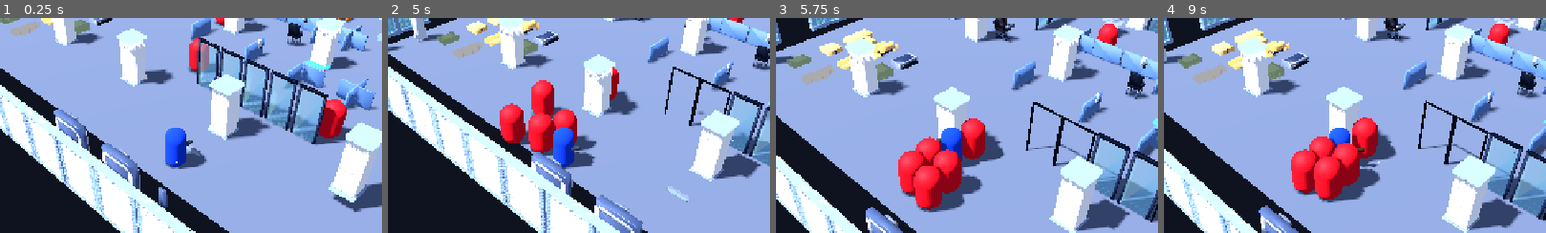
Above: before the commit, frames 1-4 (left to right).
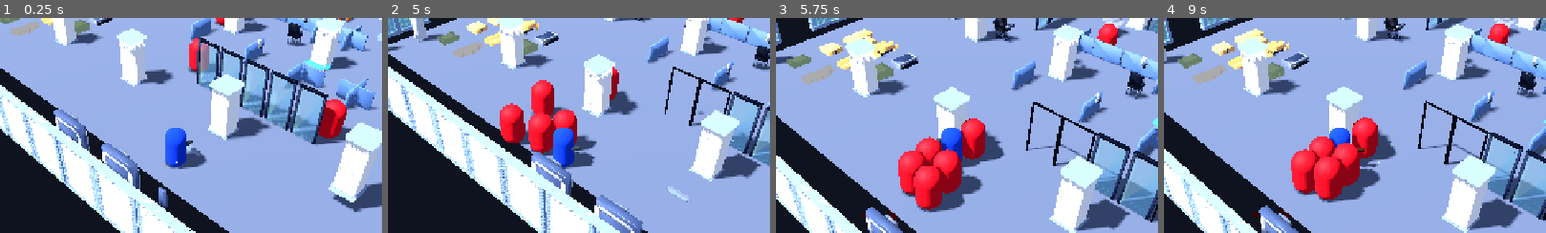
Above: after the commit, the same moments.

Repository: bageus/Infection-shooter
Game: Godot game, scene res://game/bootstrap/app/main.tscn
Two runs of this game, one before a commit and one after it. Both use one fixed random seed, a clock stepped at 60 frames per second and the inputs below.
Inputs (mouse positions are % of the whole screen's width and height, from its top left):
- Up to frame 1 (0.25 s): no input
- Up to frame 2 (5 s): move the mouse to (45, 70) at 0.52 s; hold W (move_up) 0.53-2.03 s; tap F (antidote) at 0.6 s; move the mouse to (80, 65) at 1.27 s; tap Q (camera_left) at 1.35 s; move the mouse to (20, 35) at 2.02 s; hold A (move_left) 2.03-3.53 s; tap E (camera_right) at 2.1 s; move the mouse to (55, 50) at 2.77 s; click (55, 50) at 2.85 s; move the mouse to (35, 25) at 3.52 s; hold S (move_down) 3.53-4.28 s; tap Space (roll) at 3.6 s; move the mouse to (72, 45) at 4.27 s; hold D (move_right) from 4.28 s (still down); tap Shift (sprint) at 4.35 s
- Up to frame 3 (5.75 s): move the mouse to (30, 55) at 5.02 s; release D (move_right) at 5.03 s; hold W (move_up) from 5.03 s (still down); tap 1 (weapon_1) at 5.1 s
- Up to frame 4 (9 s): move the mouse to (60, 28) at 5.77 s; release W (move_up) at 5.78 s; hold D (move_right) 5.78-8.03 s; tap 2 (weapon_2) at 5.85 s; move the mouse to (45, 70) at 6.52 s; tap 3 (weapon_3) at 6.6 s; tap Enter at 7.25 s; move the mouse to (80, 65) at 7.27 s; tap F (antidote) at 7.35 s; move the mouse to (20, 35) at 8.02 s; hold S (move_down) 8.03-8.78 s; tap Q (camera_left) at 8.1 s; move the mouse to (55, 50) at 8.77 s; hold A (move_left) from 8.78 s (still down); tap E (camera_right) at 8.85 s
The pictures show only the part of the screen within x 27-77%, y 17-67%; the shares and areas given below are measured in that part.

Frames 1-2 are identical in both runs. In frame 3, less than 0.1% of the frame differs, in the area x 22-32%, y 89-95%; in frame 4, less than 0.1%, in the area x 23-34%, y 88-93%.

Commit message:
Make player blood drip on every damaging hit

Diff:
--- a/game/features/player/player_movement.gd
+++ b/game/features/player/player_movement.gd
@@ -60,7 +60,7 @@
 	armor-=absorbed
 	remaining-=absorbed
 	health=maxf(0.0,health-remaining)
-	if remaining > 0.0: _spawn_floor_blood()
+	if amount > 0.0: _spawn_floor_blood(amount)
 func heal(amount:float)->float:
 	var previous:=health
 	health=minf(max_health,health+maxf(amount,0.0))
@@ -100,12 +100,23 @@
 	var d:=r*delta.x+f*-delta.y
 	if d.length_squared()>0.0001:aim_pivot.look_at(aim_pivot.global_position+d.normalized(),Vector3.UP)
 
-func _spawn_floor_blood()->void:
-	var mark:=MeshInstance3D.new()
-	var mesh:=CylinderMesh.new()
-	mesh.top_radius=randf_range(0.18,0.32);mesh.bottom_radius=mesh.top_radius;mesh.height=0.012
-	var material:=StandardMaterial3D.new()
-	material.albedo_color=Color(0.34,0.0,0.015,0.88);material.roughness=1.0
-	mesh.material=material;mark.mesh=mesh
-	get_tree().current_scene.add_child(mark)
-	mark.global_position=Vector3(global_position.x,0.02,global_position.z)+Vector3(randf_range(-0.22,0.22),0,randf_range(-0.22,0.22))
+func _spawn_floor_blood(amount:float)->void:
+	var count:=clampi(ceili(amount/8.0),2,6)
+	for i in count:
+		var mark:=MeshInstance3D.new()
+		var mesh:=ImmediateMesh.new()
+		var material:=StandardMaterial3D.new()
+		material.albedo_color=Color(0.34,0.0,0.015,0.92);material.roughness=1.0;material.cull_mode=BaseMaterial3D.CULL_DISABLED
+		mesh.surface_begin(Mesh.PRIMITIVE_TRIANGLES,material)
+		var points:=randi_range(7,11)
+		var width:=randf_range(0.08,0.24)
+		var height:=width*randf_range(0.45,1.7)
+		for p in points:
+			var a0:=TAU*float(p)/points;var a1:=TAU*float(p+1)/points
+			var r0:=randf_range(0.45,1.2);var r1:=randf_range(0.45,1.2)
+			mesh.surface_add_vertex(Vector3.ZERO)
+			mesh.surface_add_vertex(Vector3(cos(a0)*width*r0,sin(a0)*height*r0,0))
+			mesh.surface_add_vertex(Vector3(cos(a1)*width*r1,sin(a1)*height*r1,0))
+		mesh.surface_end();mark.mesh=mesh;get_tree().current_scene.add_child(mark)
+		mark.global_position=Vector3(global_position.x,0.025,global_position.z)+Vector3(randf_range(-0.5,0.5),0,randf_range(-0.5,0.5))
+		mark.rotation_degrees=Vector3(-90,randf_range(0,360),0)
